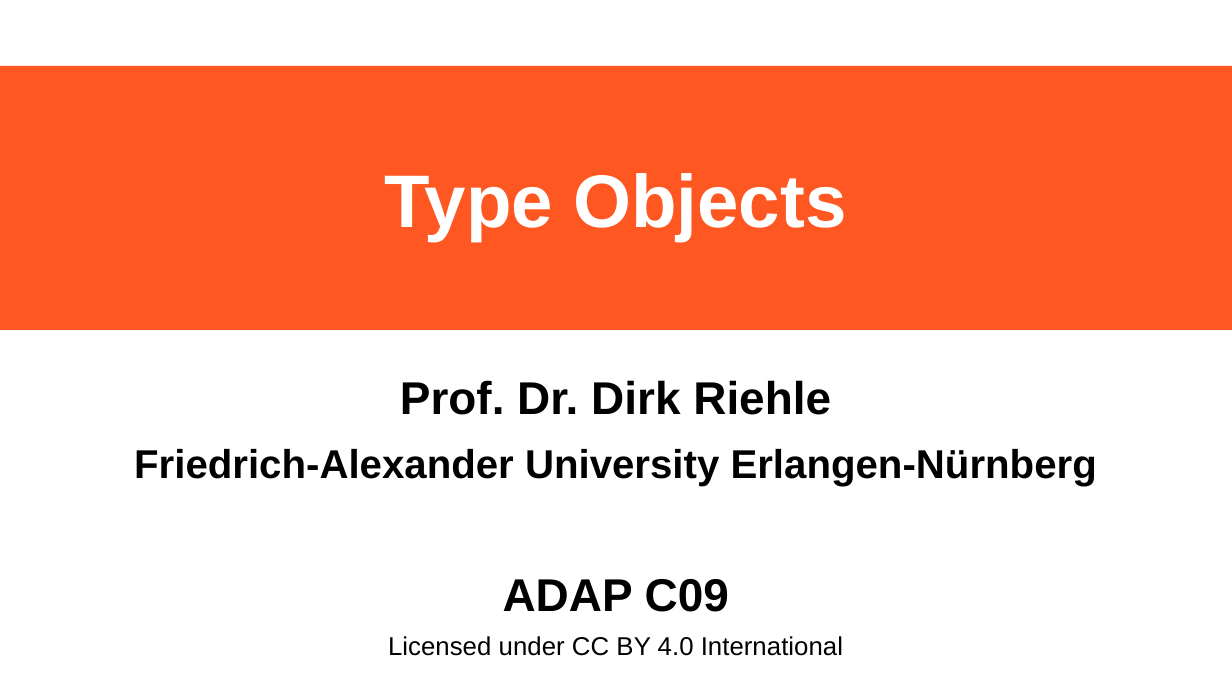
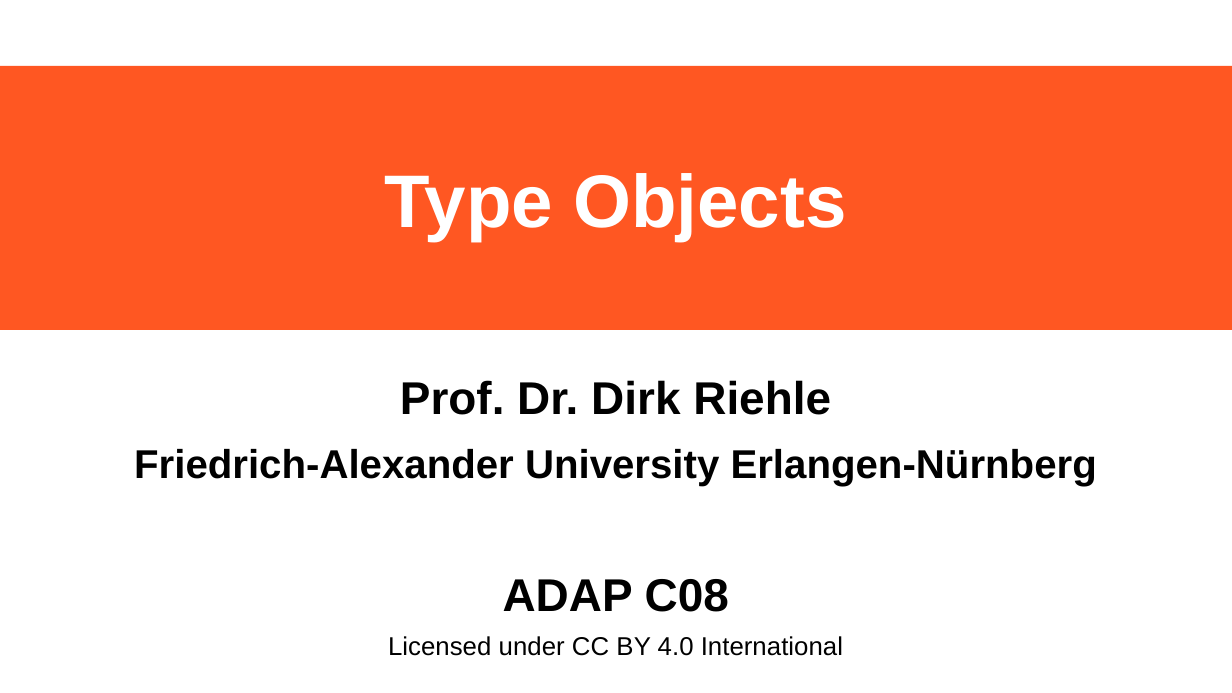
Before and after one commit to dirkriehle/adap-course, a slide deck: slide 1 of Lecture Slides/ADAP C08 - Type Objects.odp. Drawn at 1232x693 pixels with LibreOffice and Linux fonts; fonts in the diff are those of the drawing. Boxes give left, top, right and bottom in pixels: in the first picture for what was removed or moved away, otherwise in the second. Text is boxed around its words. In the diff, an @@ line names an element or a change of style, - is before the commit and + after.

```diff
--- a/Lecture Slides/ADAP C08 - Type Objects.odp
+++ b/Lecture Slides/ADAP C08 - Type Objects.odp
@@ subtitle at bbox=[503, 579, 729, 612]: text changed @@
-ADAP C09
+ADAP C08
```
Also in this commit, not shown: 3 other slides changed, 8 slides added, 1 slide removed, 11 other files.
